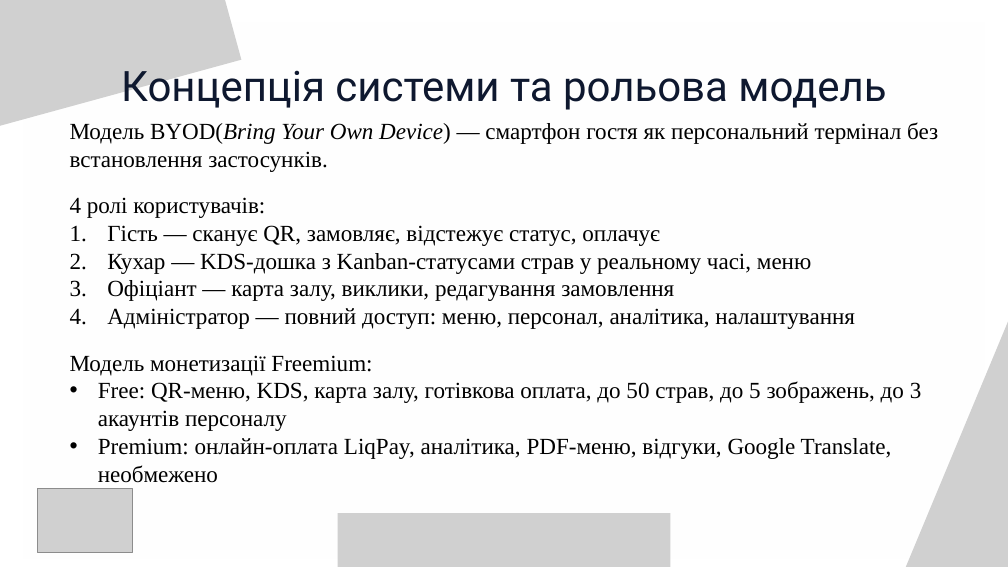
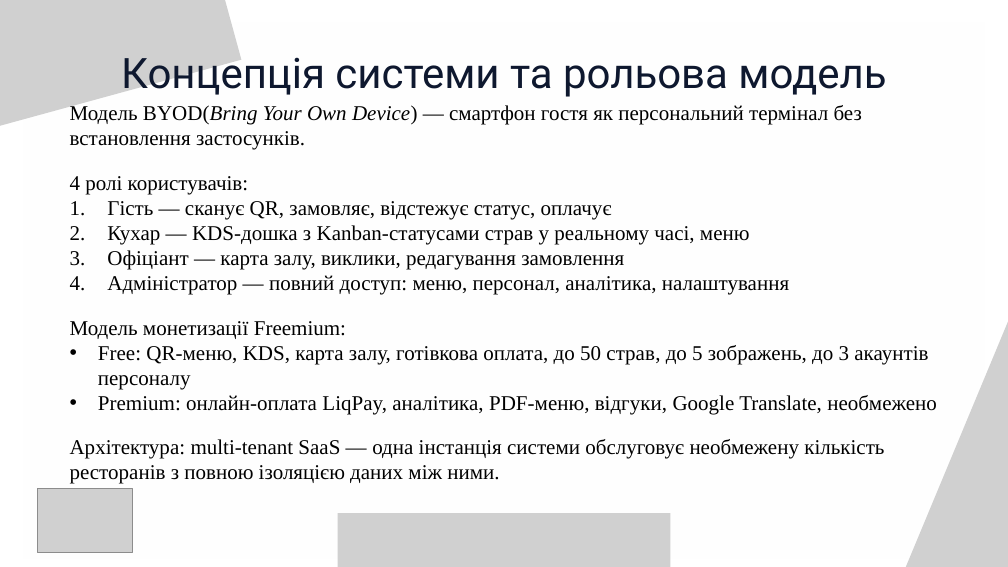
Before and after one commit to NureTokarDenys/QR-Rest, a slide deck: slide 4 of docs/Presentatation/2026_Б_ПІ_ПЗПІ-22-1_Токар_Д_Ю.pptx. Drawn at 1008x567 pixels with LibreOffice and Linux fonts; fonts in the diff are those of the drawing; grey boxes stand for pictures; background and template pictures are left out. Boxes give left, top, right and bottom in pixels: in the first picture for what was removed or moved away, otherwise in the second. Text is boxed around its words. In the diff, an @@ line names an element or a change of style, - is before the commit and + after.

```diff
--- a/docs/Presentatation/2026_Б_ПІ_ПЗПІ-22-1_Токар_Д_Ю.pptx
+++ b/docs/Presentatation/2026_Б_ПІ_ПЗПІ-22-1_Токар_Д_Ю.pptx
@@ text "Концепція системи та рольова модель" rewrapped from <box>121,62,886,110</box> to <box>121,58,886,97</box> @@
@@ text at <box>70,104,937,415</box>: size 22 to 20 pt in "Модель BYOD(Bring Your Own Device) — смартфон ...", "4 ролі користувачів:", "Гість — сканує QR, замовляє, відстежує статус, ...", "Кухар — KDS-дошка з Kanban-статусами страв у ..." and 5 more places @@
@@ text "Модель BYOD(Bring Your Own Device) ...": place and size @@
-text "Модель BYOD(Bring Your Own Device) ..." at <box>70,122,938,483</box>
+text "Модель BYOD(Bring Your Own Device) ..." at <box>70,104,937,484</box>
@@ text at <box>70,439,884,484</box>: paragraph added @@
+Архітектура: multi-tenant SaaS — одна інстанція системи обслуговує необмежену кількість ресторанів з повною ізоляцією даних між ними.
```
Also in this commit, not shown: 5 other slides changed, 3 other files.
